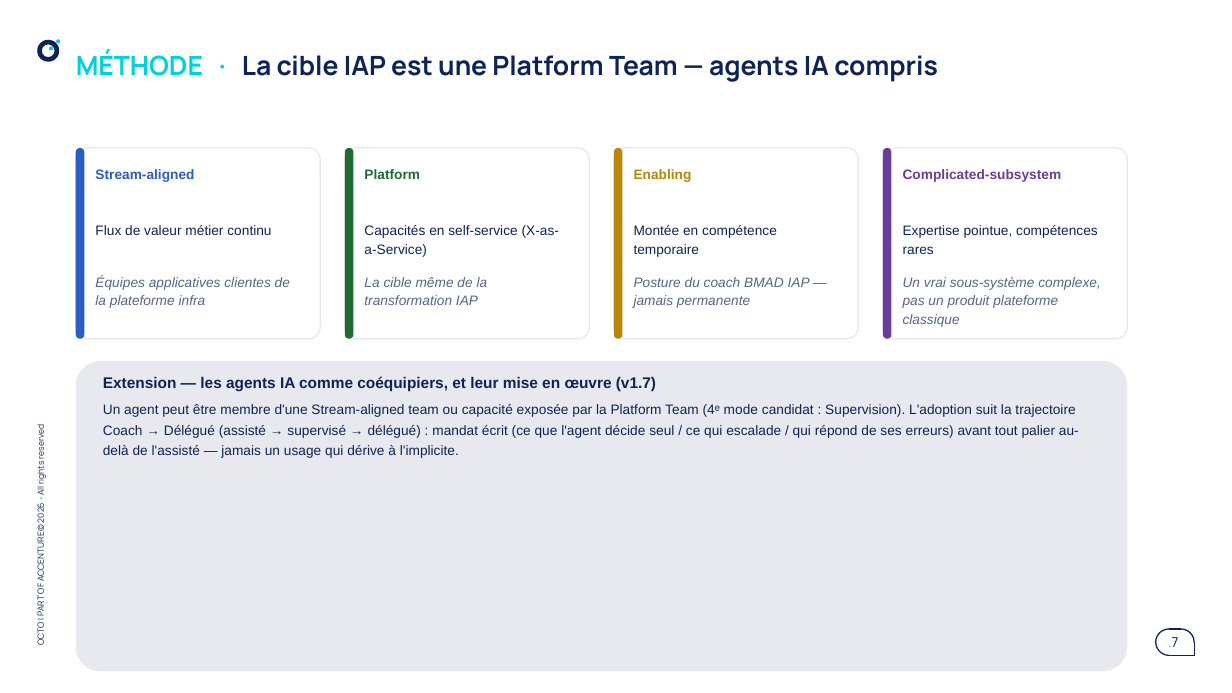
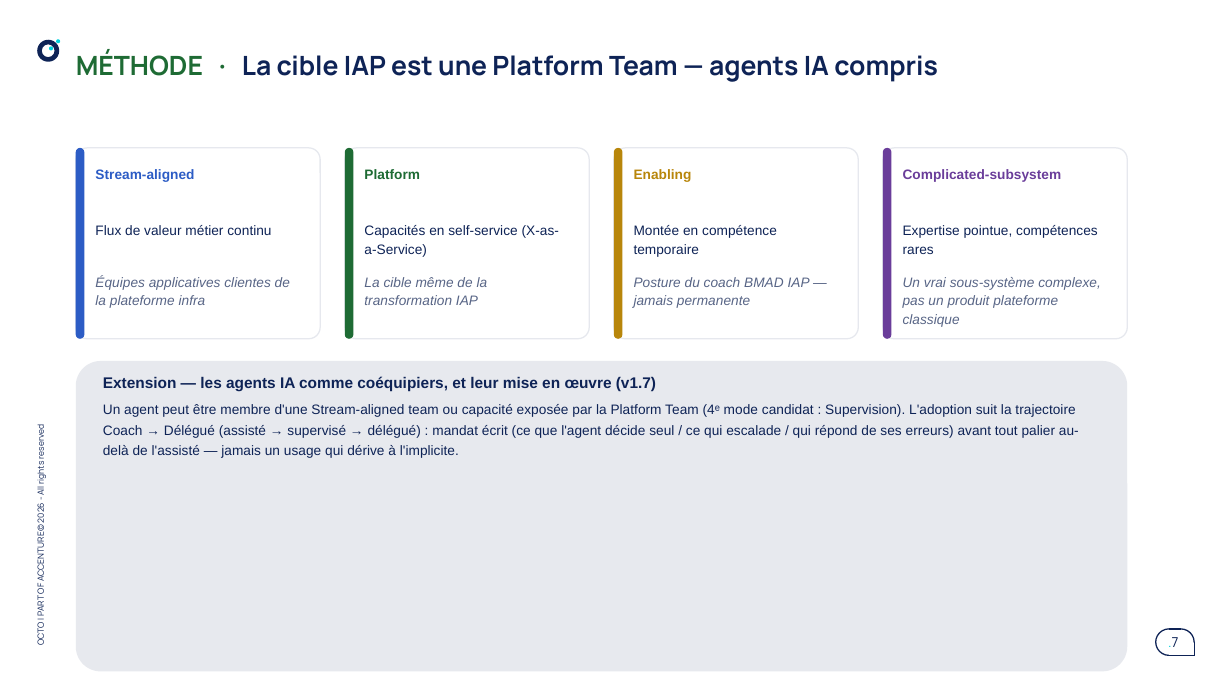
Before and after one commit to claudecamus-dot/Vscode3, a slide deck: slide 7 of docs/cadrage-ppt/bmad-iap-cadrage-synthese.pptx. Drawn at 1232x693 pixels with LibreOffice and Linux fonts; fonts in the diff are those of the drawing. Boxes give left, top, right and bottom in pixels: in the first picture for what was removed or moved away, otherwise in the second. Text is boxed around its words. In the diff, an @@ line names an element or a change of style, - is before the commit and + after.

```diff
--- a/docs/cadrage-ppt/bmad-iap-cadrage-synthese.pptx
+++ b/docs/cadrage-ppt/bmad-iap-cadrage-synthese.pptx
@@ title "MÉTHODE · La cible IAP ..." at [76,50,938,82]: text colour #00D2DD to #1E6B34 in "MÉTHODE ·" @@
```
Also in this commit, not shown: 8 other slides changed, 3 other files.
